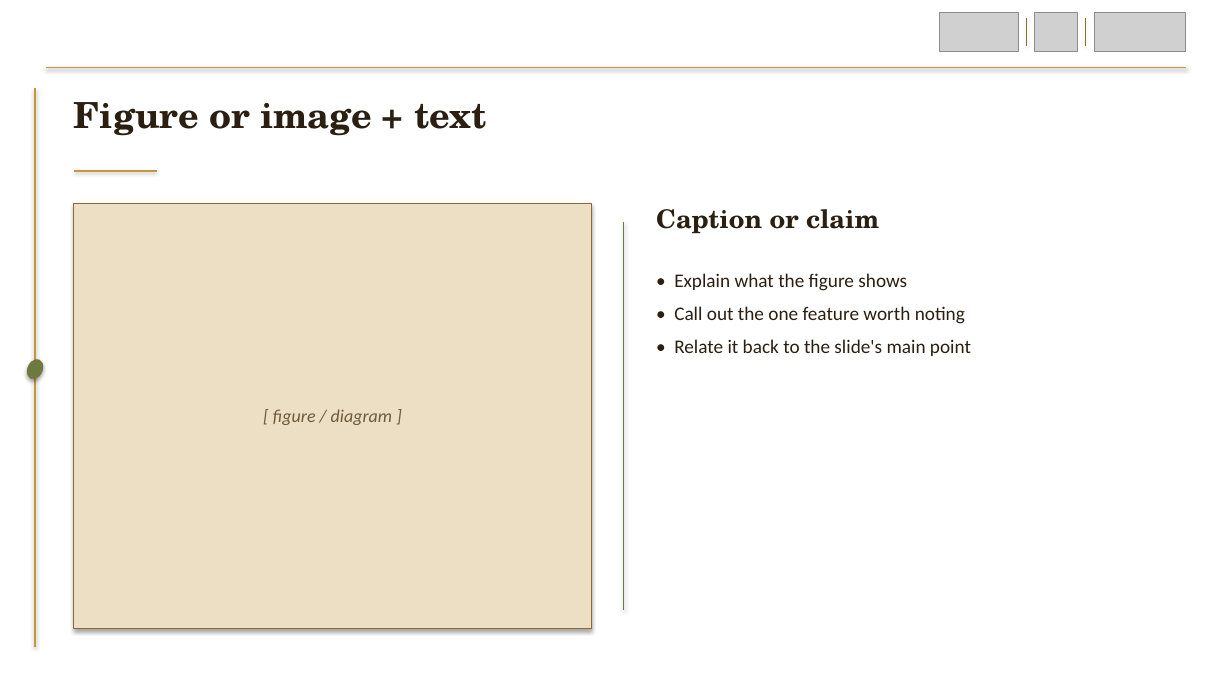
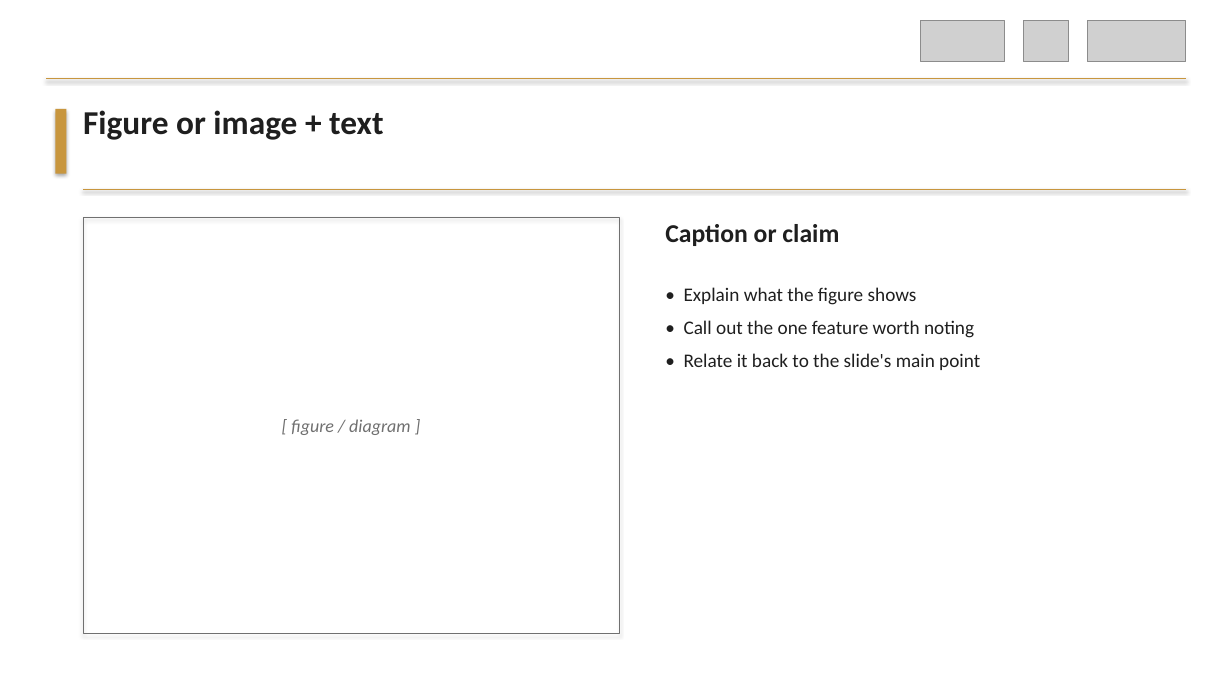
Before and after one commit to preordinary/KCLNLP_SlidesTemplate, a slide deck: slide 4 of templates/tree_yellow_texture/KCLNLP_TreeYellow.pptx. Drawn at 1232x693 pixels with LibreOffice and Linux fonts; fonts in the diff are those of the drawing; grey boxes stand for pictures; background and template pictures are left out. Boxes give left, top, right and bottom in pixels: in the first picture for what was removed or moved away, otherwise in the second. Text is boxed around its words. In the diff, an @@ line names an element or a change of style, - is before the commit and + after.

```diff
--- a/templates/tree_yellow_texture/KCLNLP_TreeYellow.pptx
+++ b/templates/tree_yellow_texture/KCLNLP_TreeYellow.pptx
@@ picture: place and size @@
-picture at bbox=[940, 13, 1019, 52]
+picture at bbox=[921, 20, 1005, 62]
@@ picture: place and size @@
-picture at bbox=[1035, 13, 1078, 52]
+picture at bbox=[1023, 20, 1069, 62]
@@ line removed from (1027, 18) to (1027, 46) @@
@@ line removed from (1086, 18) to (1086, 46) @@
@@ picture: place and size @@
-picture at bbox=[1094, 13, 1186, 52]
+picture at bbox=[1088, 20, 1186, 62]
@@ line removed from (35, 88) to (35, 647) @@
@@ line moved from (46, 67) - (1186, 67) to (46, 79) - (1186, 79) @@
@@ rectangle added at bbox=[55, 109, 67, 174], fill #C8963E @@
@@ text "Figure or image + text": place and size @@
-text "Figure or image + text" at bbox=[74, 102, 487, 136]
+text "Figure or image + text" at bbox=[83, 110, 383, 140]
@@ text "Figure or image + text" at bbox=[83, 110, 383, 140]: size 28 to 26 pt, font TeX Gyre Schola to Calibri, text colour #2B1F12 to #1F1F1F @@
@@ line removed from (74, 171) to (157, 171) @@
@@ line added from (83, 189) to (1186, 189), #C8963E 0.5 pt @@
@@ text "[ figure / diagram ]": place and size @@
-text "[ figure / diagram ]" at bbox=[273, 409, 392, 425]
+text "[ figure / diagram ]" at bbox=[291, 419, 410, 435]
@@ text "[ figure / diagram ]" at bbox=[291, 419, 410, 435]: text colour #6E5A3C to #707070 @@
@@ rectangle: place and size @@
-rectangle at bbox=[74, 203, 592, 628]
+rectangle at bbox=[83, 217, 619, 633]
@@ rectangle at bbox=[83, 217, 619, 633]: fill #ECDFC3 to none; outline #8A6A2E 0.75 pt to #707070 0.5 pt @@
@@ line removed from (624, 222) to (624, 610) @@
@@ text "Caption or claim": place and size @@
-text "Caption or claim" at bbox=[656, 209, 879, 234]
+text "Caption or claim" at bbox=[665, 224, 839, 246]
@@ text "Caption or claim" at bbox=[665, 224, 839, 246]: font TeX Gyre Schola to Calibri, text colour #2B1F12 to #1F1F1F @@
@@ text "• Explain what the figure ...": place and size @@
-text "• Explain what the figure ..." at bbox=[674, 273, 971, 356]
+text "• Explain what the figure ..." at bbox=[684, 287, 980, 370]
@@ text "• Explain what the figure ..." at bbox=[684, 287, 980, 370]: text colour #2B1F12 to #1F1F1F @@
@@ ellipse removed at bbox=[24, 356, 46, 381] @@
```
Also in this commit, not shown: 4 other slides changed, 6 other files.
